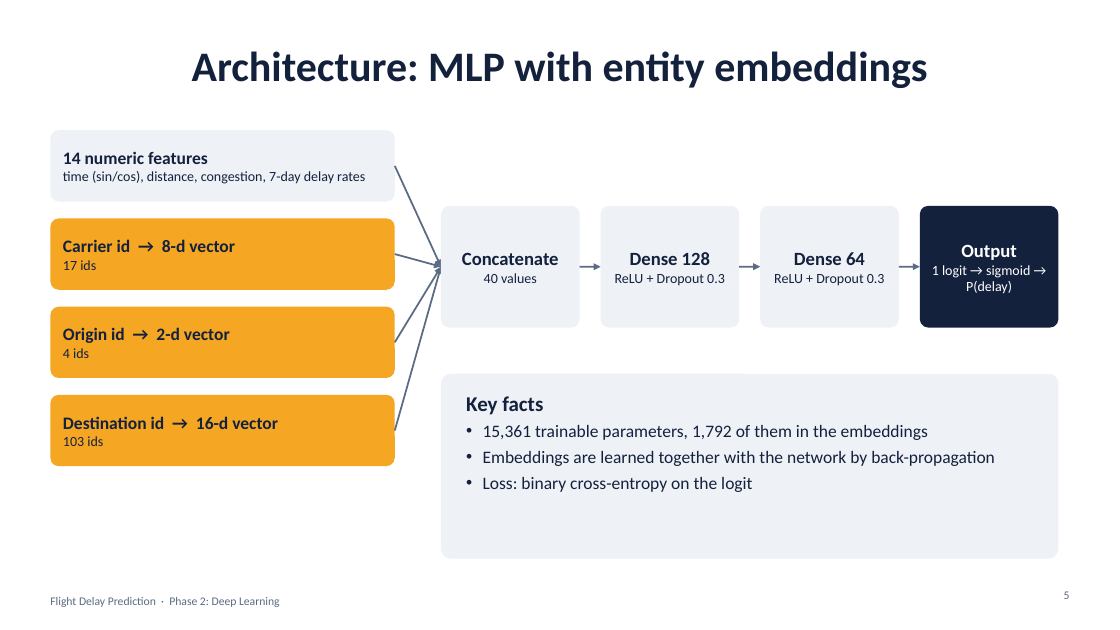
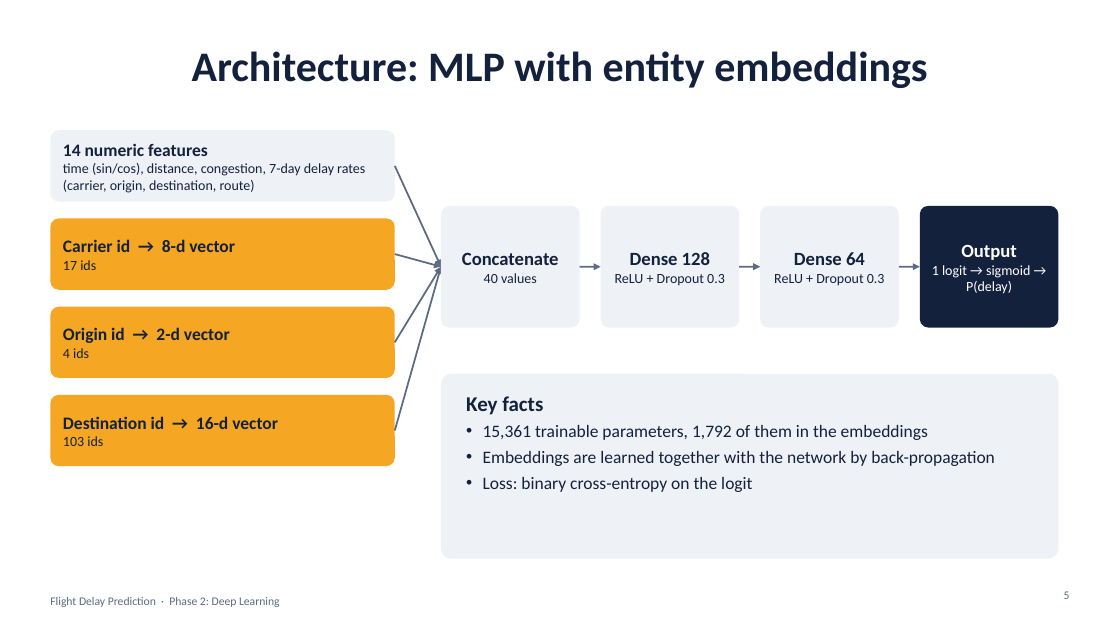
Before and after one commit to mayank-pillai-99/flight-delay-prediction, a slide deck: slide 5 of phase2/presentation/flight_delay_dl_presentation.pptx. Drawn at 1120x630 pixels with LibreOffice and Linux fonts; fonts in the diff are those of the drawing. Boxes give left, top, right and bottom in pixels: in the first picture for what was removed or moved away, otherwise in the second. Text is boxed around its words. In the diff, an @@ line names an element or a change of style, - is before the commit and + after.

```diff
--- a/phase2/presentation/flight_delay_dl_presentation.pptx
+++ b/phase2/presentation/flight_delay_dl_presentation.pptx
@@ text at <box>63,163,365,193</box>: text changed @@
-time (sin/cos), distance, congestion, 7-day delay rates
+time (sin/cos), distance, congestion, 7-day delay rates (carrier, origin, destination, route)
```
Also in this commit, not shown: 6 other slides changed, 1 other file.
